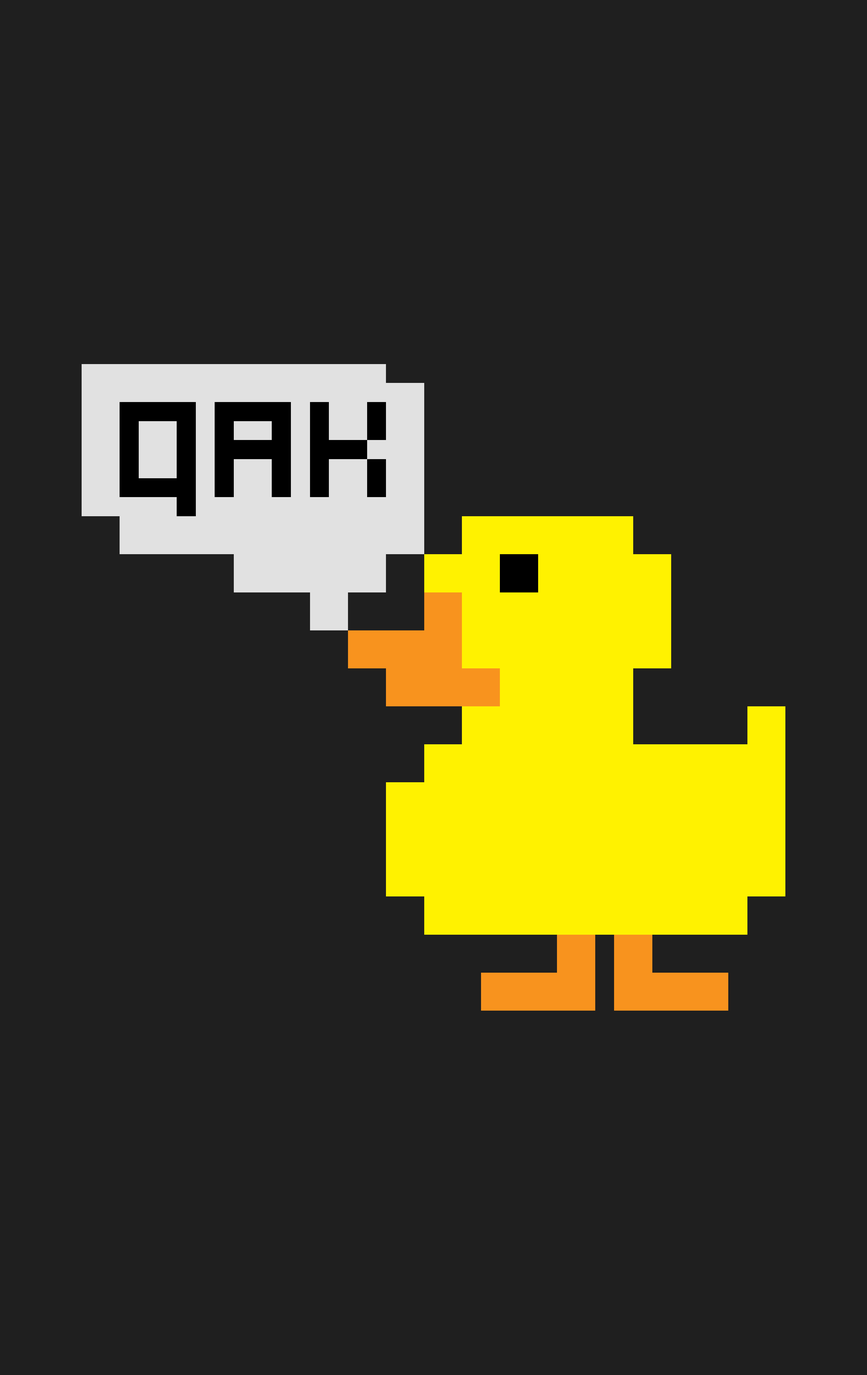
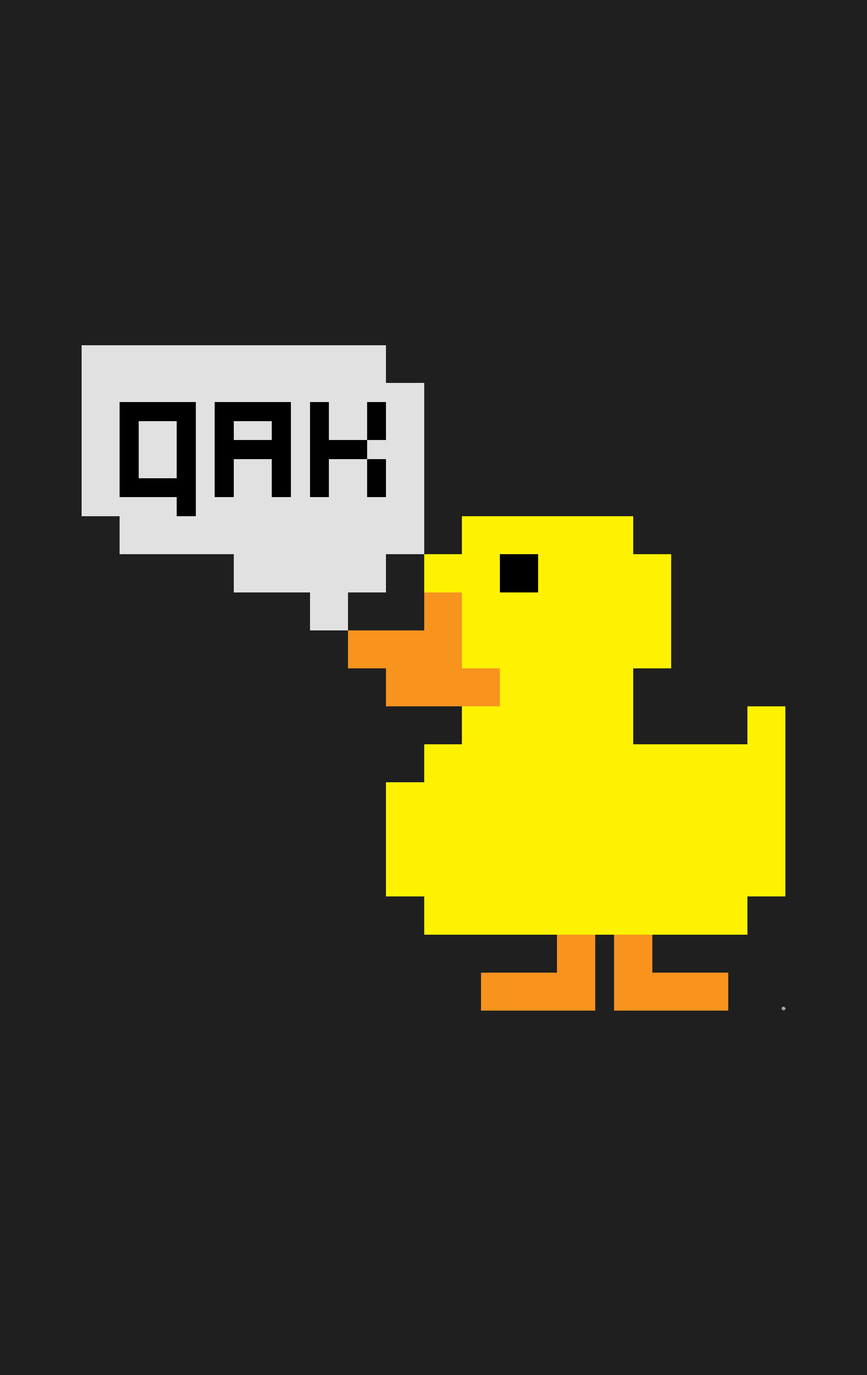
Layered file, before and after one edit (867 x 1375). Changes by layer:
painted on "DukSpeke.png" over [81, 345, 786, 1011]
